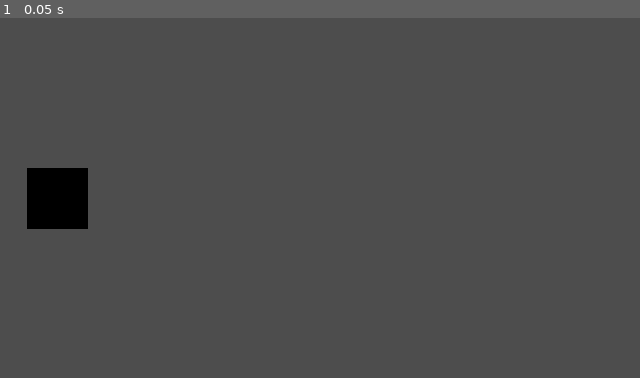
Above: before the commit, frame 1.
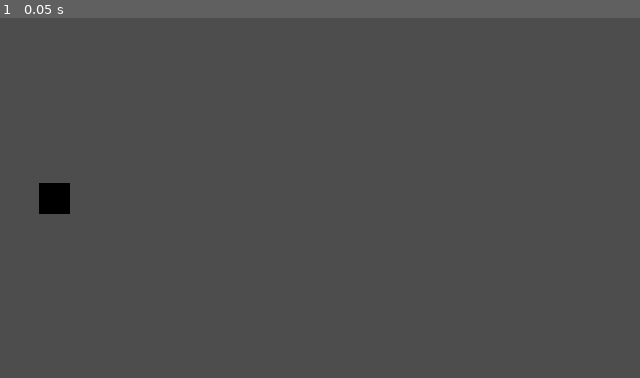
Above: after the commit, the same moment.

Repository: breenatheseira/simple-platformer
Game: Godot game, scene res://game.tscn
Same seed, same stepped clock (60 frames per second), same inputs: the game is played once before the commit and once after it.
Inputs:
- Up to frame 1 (0.05 s): no input

The runs differ from the first frame. In frame 1, 1.2% of the frame differs, in the area x 4-14%, y 41-59%.

Commit message:
Resized player & collision boxes, next is creating floor with obstacles

Diff:
--- /dev/null
+++ b/game.gd
@@ -0,0 +1,12 @@
+extends Node2D
+
+var speed = 200
+
+# Called when the node enters the scene tree for the first time.
+func _ready():
+	randomize()
+
+# Called every frame. 'delta' is the elapsed time since the previous frame.
+func _physics_process(delta):
+	for area in $Floor.get_children():
+		area.position.x -= speed*delta
--- a/game.tscn
+++ b/game.tscn
@@ -1,33 +1,31 @@
 [gd_scene load_steps=6 format=3 uid="uid://ctsldf0tc1w1r"]
 
+[ext_resource type="Script" path="res://game.gd" id="1_3m2i7"]
 [ext_resource type="Texture2D" uid="uid://s247v27xf5m3" path="res://assets/player.jpg" id="1_78i5p"]
 [ext_resource type="Script" path="res://Player.gd" id="1_deayr"]
 
 [sub_resource type="RectangleShape2D" id="RectangleShape2D_g3r6j"]
-size = Vector2(58, 58)
+size = Vector2(28, 28)
 
 [sub_resource type="RectangleShape2D" id="RectangleShape2D_s5kb8"]
-size = Vector2(60, 3)
-
-[sub_resource type="RectangleShape2D" id="RectangleShape2D_fdn5b"]
-size = Vector2(539, 36.5226)
+size = Vector2(32, 3)
 
 [node name="Game" type="Node2D"]
+script = ExtResource("1_3m2i7")
 
 [node name="Player" type="Node2D" parent="."]
-position = Vector2(60, 180)
+position = Vector2(57, 181)
 script = ExtResource("1_deayr")
-metadata/_edit_lock_ = true
 
 [node name="PlayerSprite" type="Sprite2D" parent="Player"]
 position = Vector2(-1, 1)
 texture = ExtResource("1_78i5p")
 
 [node name="Camera2D" type="Camera2D" parent="Player"]
-position = Vector2(261, 0)
+position = Vector2(264, 0)
 
 [node name="RayCast2D" type="RayCast2D" parent="Player"]
-target_position = Vector2(0, 37)
+target_position = Vector2(0, 23)
 collide_with_areas = true
 
 [node name="HitBox" type="Area2D" parent="Player"]
@@ -39,7 +37,7 @@
 [node name="HeadBox" type="Area2D" parent="Player"]
 
 [node name="CollisionShape2D" type="CollisionShape2D" parent="Player/HeadBox"]
-position = Vector2(-1, -31.5)
+position = Vector2(-1, -17)
 shape = SubResource("RectangleShape2D_s5kb8")
 
 [node name="Floor" type="Node2D" parent="."]
@@ -47,8 +45,6 @@
 
 [node name="StaticBody2D" type="StaticBody2D" parent="Floor"]
 
-[node name="CollisionShape2D" type="CollisionShape2D" parent="Floor/StaticBody2D"]
+[node name="CollisionShape2D" type="CollisionPolygon2D" parent="Floor/StaticBody2D"]
 position = Vector2(27, 7)
 rotation = -0.154638
-shape = SubResource("RectangleShape2D_fdn5b")
-debug_color = Color(0, 0.6, 0.701961, 0.419608)
Binary file changed: assets/player.jpg
